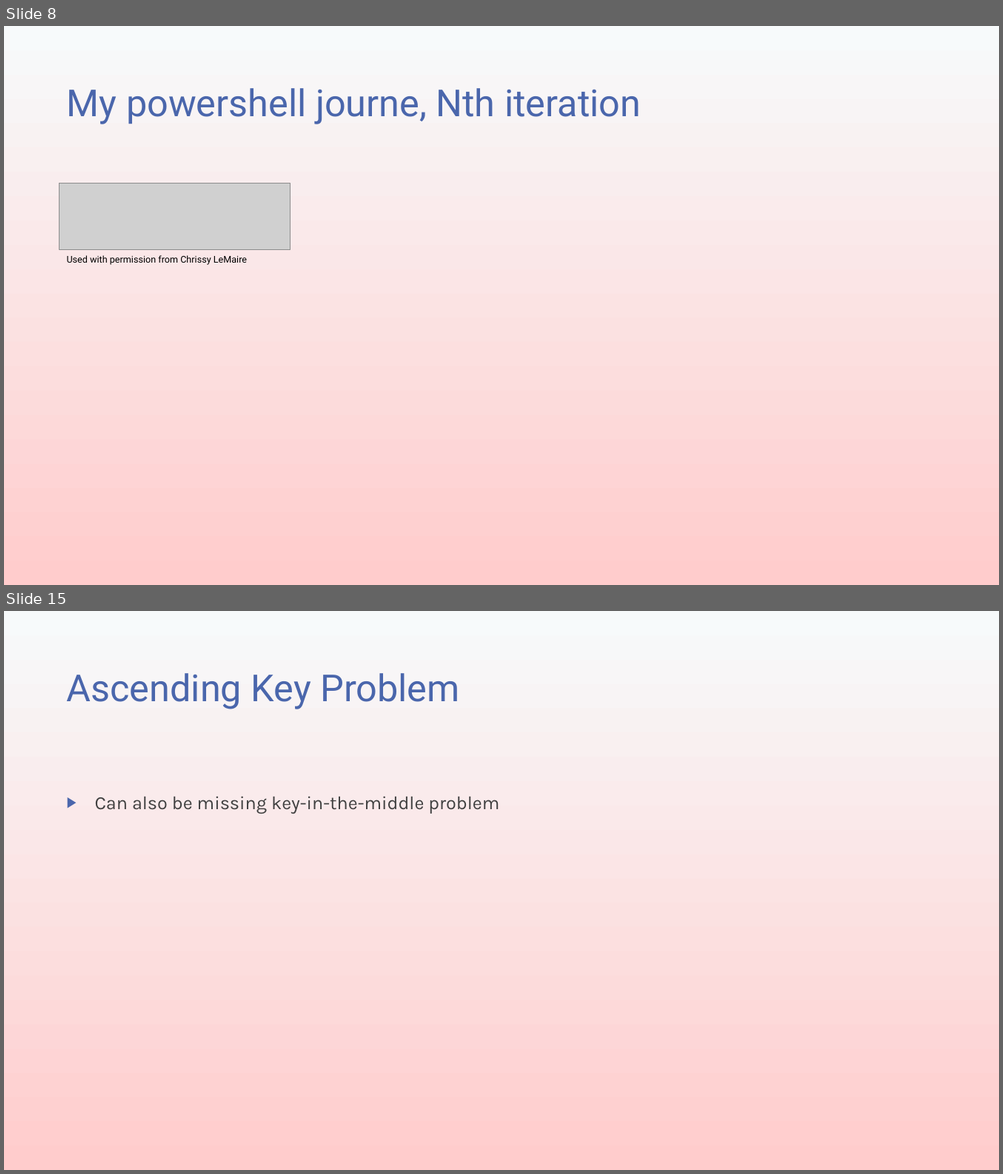
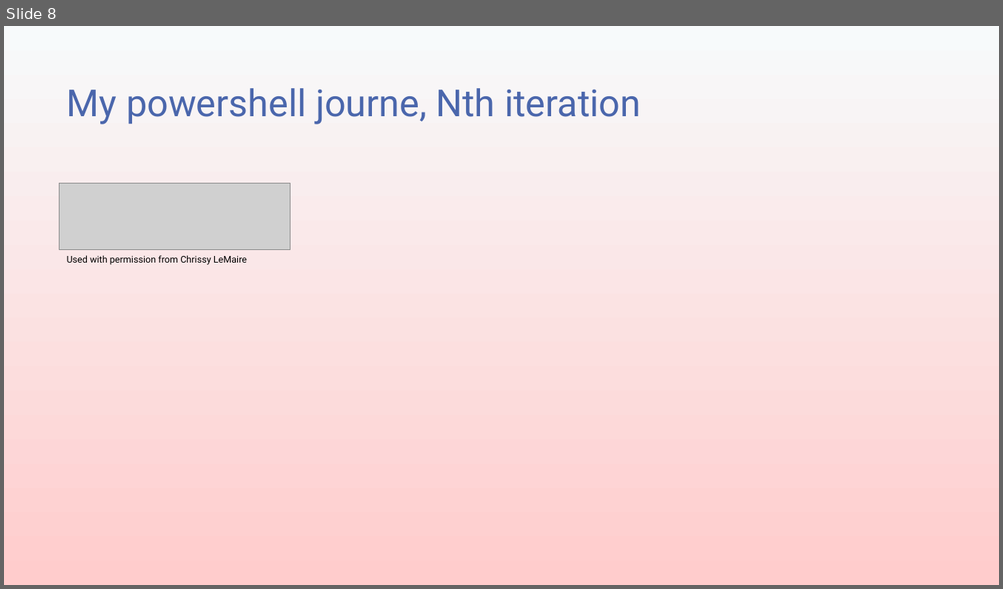
Before and after one commit to transmokopter/Presentations, a slide deck: ILoveDBATools/ILoveDBATools.pptx. Shown one above the other, each under a label of ours: slides 8 and 15 before the commit, slide 8 after it; the slides between them are not shown. The pictures are 1003x1174 and 1003x589 pixels, drawn with LibreOffice and Linux fonts; fonts in the diff are those of the drawing; grey boxes stand for pictures; background and template pictures are left out. Boxes give left, top, right and bottom in pixels: in the first picture for what was removed or moved away, otherwise in the second. Text is boxed around its words. In the diff, an @@ line names an element or a change of style, - is before the commit and + after.

```diff
--- a/ILoveDBATools/ILoveDBATools.pptx
+++ b/ILoveDBATools/ILoveDBATools.pptx
@@ slide 15 removed at (4, 611, 999, 1170), background gradient #F7FAFB to #FFCCCC @@
@@ title removed at (67, 673, 459, 709) @@
-Ascending Key Problem
@@ text removed at (95, 796, 499, 814) @@
-▶ Can also be missing key-in-the-middle problem
```
Also in this commit, not shown: 4 slides changed, 3 slides added, 8 other slides removed, 6 other files.
